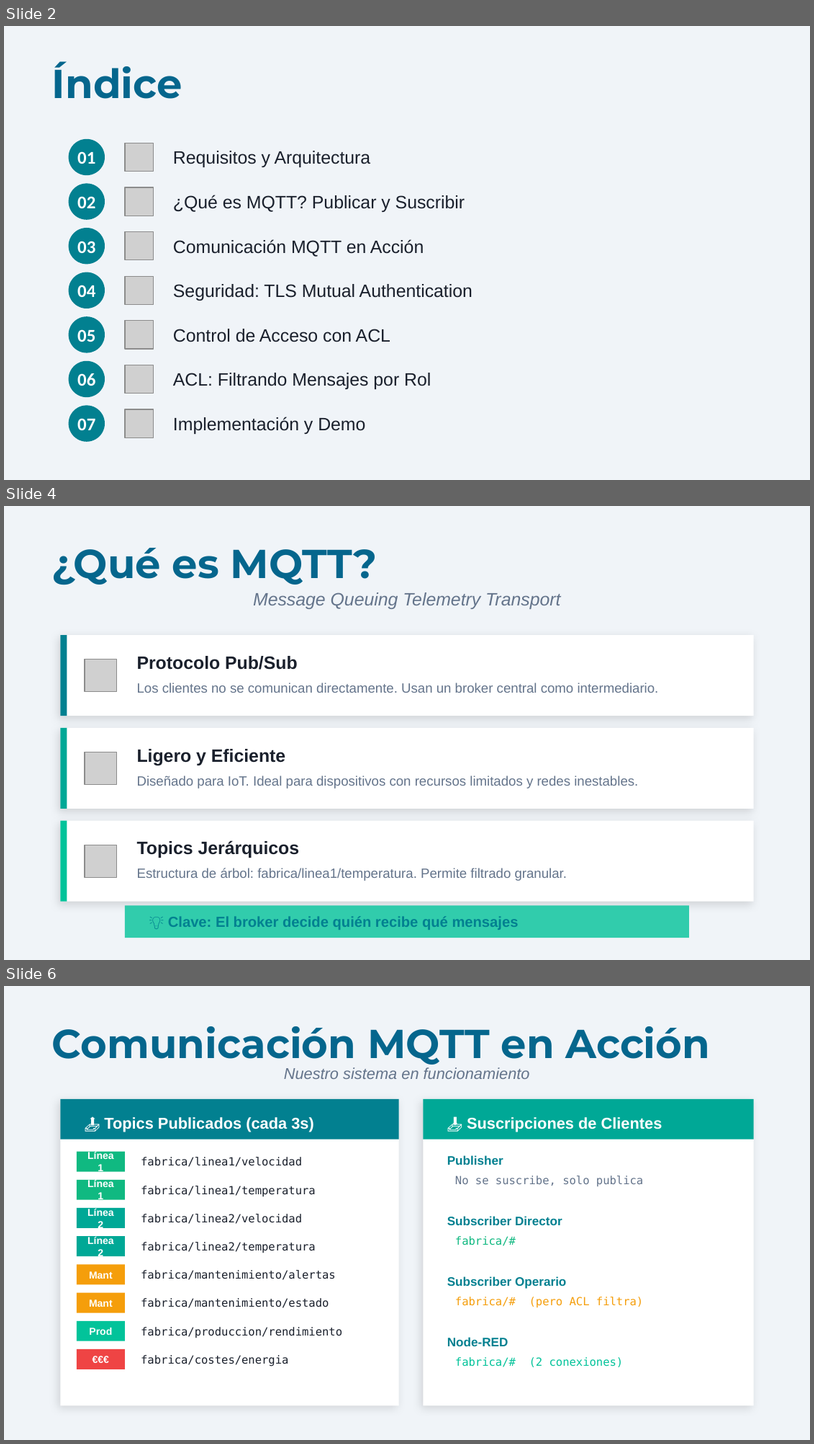
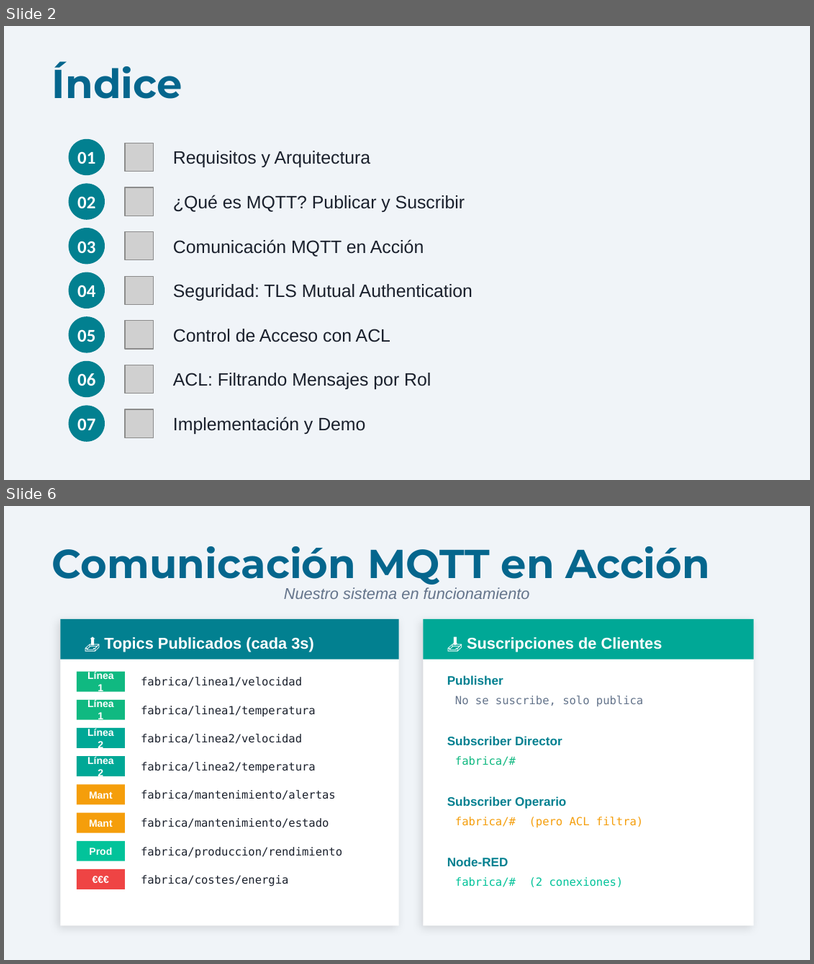
Before and after one commit to Jon8a/IoT-Reto2-Envio, a slide deck: Presentacion_IoT_MQTT_v2.pptx. Shown one above the other, each under a label of ours: slides 2, 4 and 6 before the commit, slides 2 and 6 after it; the slides between them are not shown. The pictures are 814x1444 and 814x964 pixels, drawn with LibreOffice and Linux fonts; fonts in the diff are those of the drawing; grey boxes stand for pictures. Boxes give left, top, right and bottom in pixels: in the first picture for what was removed or moved away, otherwise in the second. Text is boxed around its words. In the diff, an @@ line names an element or a change of style, - is before the commit and + after.

```diff
--- a/Presentacion_IoT_MQTT_v2.pptx
+++ b/Presentacion_IoT_MQTT_v2.pptx
@@ slide 4 removed at (4,506,810,960), background #F0F4F8 @@
@@ text removed at (52,548,378,585) @@
-¿Qué es MQTT?
@@ text removed at (253,592,561,609) @@
-Message Queuing Telemetry Transport
@@ rectangle removed at (60,635,754,716) @@
@@ rectangle removed at (60,635,67,716) @@
@@ text removed at (137,656,298,669) @@
-Protocolo Pub/Sub
@@ picture removed at (85,659,117,692) @@
@@ text removed at (137,682,659,692) @@
-Los clientes no se comunican directamente. Usan un broker central como intermediario.
@@ rectangle removed at (60,728,754,808) @@
@@ rectangle removed at (60,728,67,808) @@
@@ picture removed at (85,752,117,784) @@
@@ text removed at (137,749,286,766) @@
-Ligero y Eficiente
@@ text removed at (137,775,638,788) @@
-Diseñado para IoT. Ideal para dispositivos con recursos limitados y redes inestables.
@@ rectangle removed at (60,821,754,901) @@
@@ rectangle removed at (60,821,67,901) @@
@@ picture removed at (85,844,117,877) @@
@@ text removed at (137,840,300,857) @@
-Topics Jerárquicos
@@ text removed at (137,867,568,880) @@
-Estructura de árbol: fabrica/linea1/temperatura. Permite filtrado granular.
@@ rectangle removed at (125,905,689,937) @@
@@ text removed at (168,916,519,929) @@
-💡 Clave: El broker decide quién recibe qué mensajes
```
Also in this commit, not shown: 9 slides changed, 1 other slide removed.
